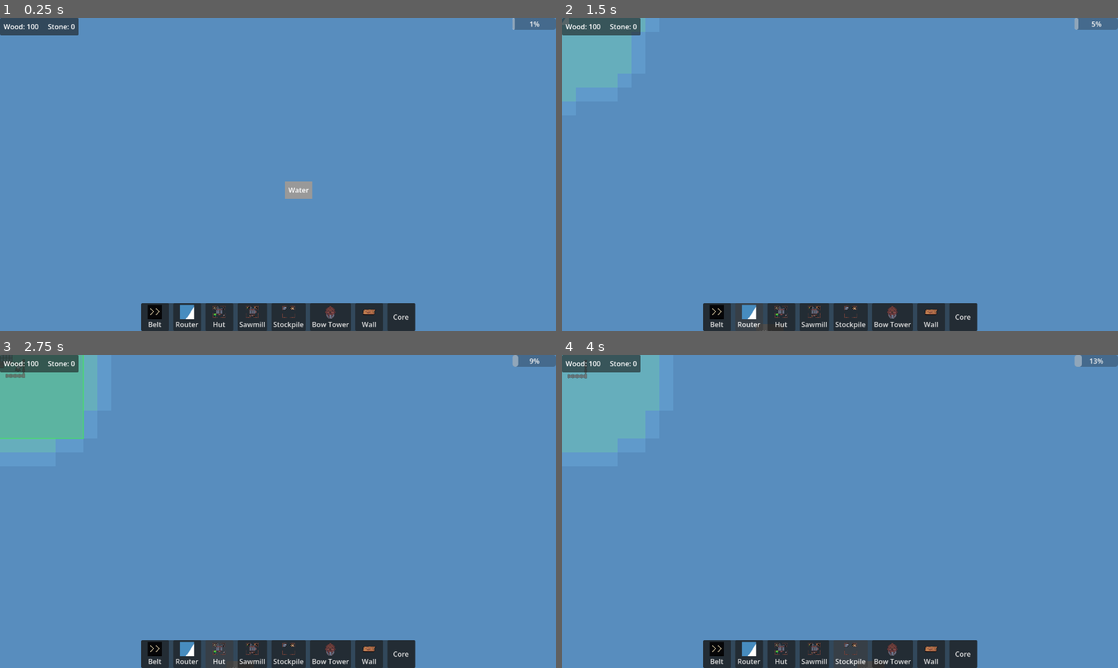
Above: before the commit, frames 1-4 (two rows, left to right).
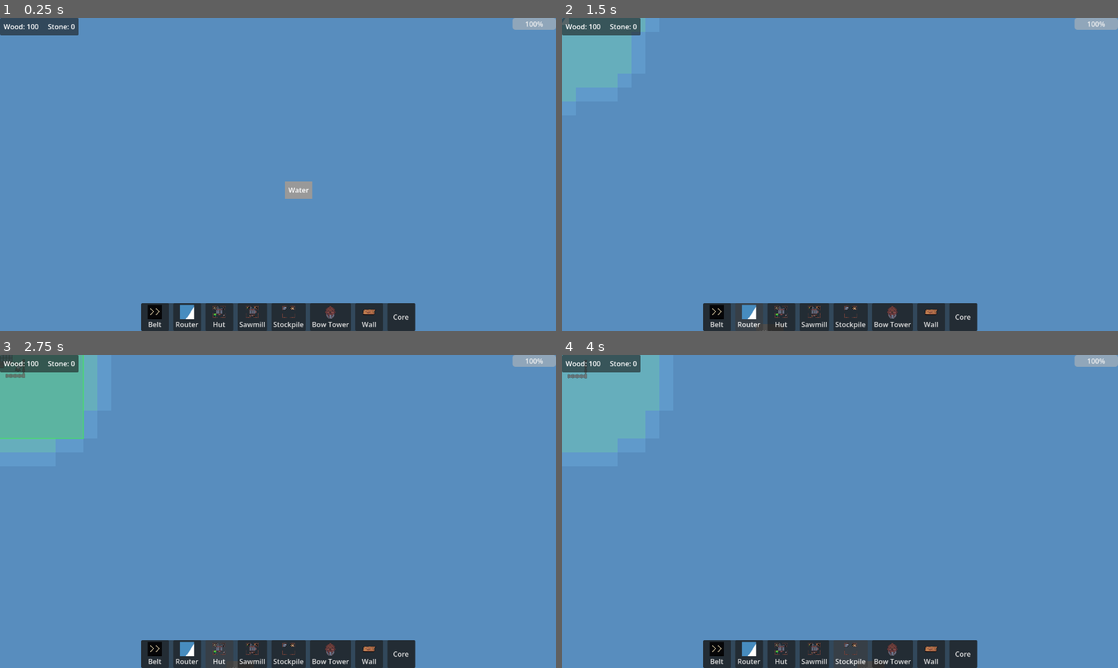
Above: after the commit, the same moments.

Repository: ColdTerror/Core-and-Conveyor
Game: Godot game, scene res://scenes/level.tscn
Two runs of this game, one before a commit and one after it. Both use one fixed random seed, a clock stepped at 60 frames per second and the inputs below. The engine's default icon, where the game draws it, is replaced by a stand-in: a white triangle on a blue panel in a dark square.
Inputs:
- Up to frame 1 (0.25 s): no input
- Up to frame 2 (1.5 s): click "Belt" at 0.5 s; click "Router" at 1.25 s
- Up to frame 3 (2.75 s): click "Hut" at 2 s
- Up to frame 4 (4 s): click "Sawmill" at 2.75 s; click "Stockpile" at 3.5 s

The runs differ from the first frame. In frame 1, 0.3% of the frame differs, in the area x 92-100%, y 0-4%; in frame 2, 0.3%; in frame 3, 0.2%; in frame 4, 0.2%.

Commit message:
updated walkable tiles to include water and waves only start when core is placed

Diff:
--- a/assets/tilesets/Tiles.tres
+++ b/assets/tilesets/Tiles.tres
@@ -13,6 +13,7 @@
 0:0/0/custom_data_2 = true
 1:0/0 = 0
 1:0/0/navigation_layer_0/polygon = SubResource("NavigationPolygon_qdxi3")
+1:0/0/custom_data_1 = true
 2:0/0 = 0
 2:0/0/navigation_layer_0/polygon = SubResource("NavigationPolygon_qdxi3")
 2:0/0/custom_data_1 = true
--- a/scenes/level.tscn
+++ b/scenes/level.tscn
@@ -90,12 +90,13 @@
 terrain_layer = NodePath("../TerrainLayer")
 corruption_layer = NodePath("../CorruptionLayer")
 
-[node name="CorruptionManager" type="Node2D" parent="." unique_id=964623052 node_paths=PackedStringArray("corruption_layer", "terrain_layer", "object_layer", "building_manager")]
+[node name="CorruptionManager" type="Node2D" parent="." unique_id=964623052 node_paths=PackedStringArray("corruption_layer", "terrain_layer", "object_layer", "building_manager", "wave_manager")]
 script = ExtResource("34_v3why")
 corruption_layer = NodePath("../CorruptionLayer")
 terrain_layer = NodePath("../TerrainLayer")
 object_layer = NodePath("../ObjectLayer")
 building_manager = NodePath("../BuildingManager")
+wave_manager = NodePath("../WaveManager")
 corruption_atlas = Vector2i(2, 1)
 
 [node name="Pathfinder" type="Node2D" parent="." unique_id=1266074560]
--- a/scripts/corruption_manager.gd
+++ b/scripts/corruption_manager.gd
@@ -6,6 +6,8 @@
 @export var terrain_layer: TileMapLayer  # The floor (grass, sand)
 @export var object_layer: TileMapLayer   # Obstacles (water, rocks)
 @export var building_manager: BuildingManager
+@export var wave_manager: WaveManager
+
 
 @export_group("Settings")
 @export var spread_interval: float = 1.0  # How often the corruption ticks
@@ -39,6 +41,7 @@
 
 	is_active = true
 	spread_timer.start()
+	wave_manager.wave_timer.start()
 	print("Corruption Outbreak Detected at: ", seed_pos)
 
 # --- SPREAD LOGIC ---
--- a/scripts/wave_manager.gd
+++ b/scripts/wave_manager.gd
@@ -59,7 +59,8 @@
 	wave_timer.timeout.connect(start_next_wave)
 	add_child(wave_timer)
 
-	wave_timer.start()
+	#corruption manager starts it when corruption first spawns
+	#wave_timer.start()
 
 # --- EDITOR DRAWING ---
 func _draw():
